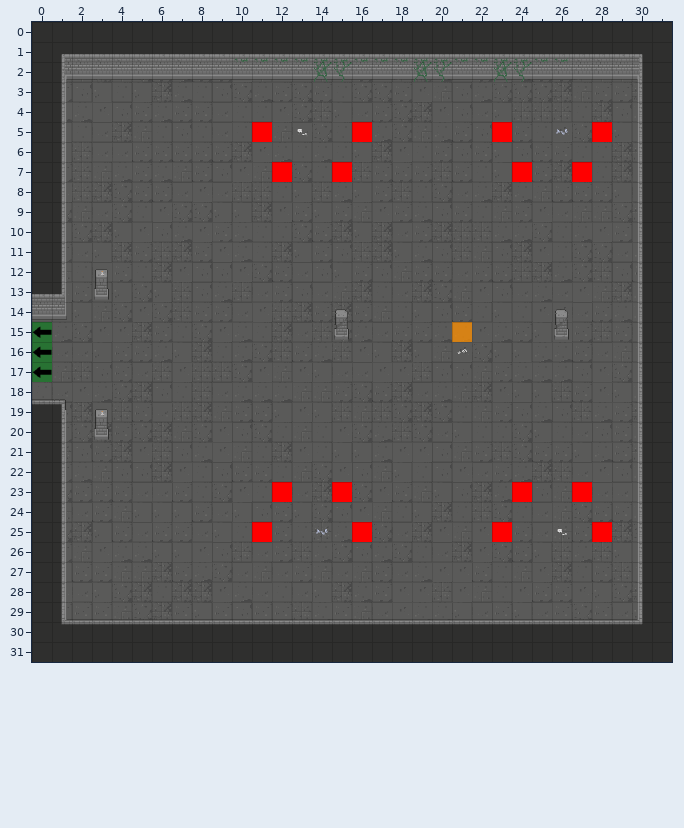
An edit to a level. Tiled map, GrupaTNT/Assets/Resources/RoomData/ROOM_1_W_1.tmx. Above: the version before the commit.
Cells are 32x32 px. Shown: x 0..31, y 0..31.
After:
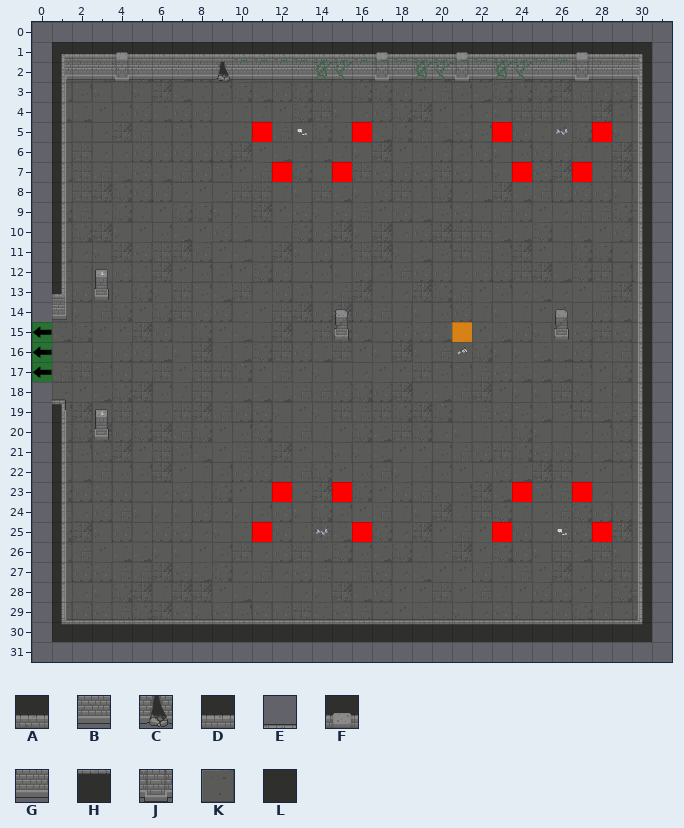
Key: from "Dungeon_Tileset_2": A 4, B 20, C 30, D 33, E 36, F 44, G 49, H 52, J 60, K 88, L 167.
_ is an empty cell.
Change:
{"where": "layer \"Floor\""}
{"y":14,"x":0,"old":"K","new":"_"}
{"y":18,"x":0,"old":"K","new":"_"}
{"where": "layer \"Walls\""}
{"y":0,"x":0,"old":"LLLLLLLLLLLLLLLLLLLLLLLLLLLLLLLL","new":"________________________________"}
{"y":1,"x":0,"old":"L","new":"_"}
{"y":1,"x":4,"old":"A","new":"F"}
{"y":1,"x":17,"old":"D","new":"F"}
{"y":1,"x":21,"old":"A","new":"F"}
{"y":1,"x":27,"old":"A","new":"F"}
{"y":1,"x":31,"old":"L","new":"_"}
{"y":2,"x":0,"old":"L","new":"_"}
{"y":2,"x":4,"old":"B","new":"J"}
{"y":2,"x":9,"old":"G","new":"C"}
{"y":2,"x":17,"old":"G","new":"J"}
{"y":2,"x":21,"old":"B","new":"J"}
{"y":2,"x":27,"old":"B","new":"J"}
{"y":2,"x":31,"old":"L","new":"_"}
{"y":3,"x":0,"old":"L","new":"_"}
{"y":3,"x":31,"old":"L","new":"_"}
{"y":4,"x":0,"old":"L","new":"_"}
{"y":4,"x":31,"old":"L","new":"_"}
{"y":5,"x":0,"old":"L","new":"_"}
{"y":5,"x":31,"old":"L","new":"_"}
{"y":6,"x":0,"old":"L","new":"_"}
{"y":6,"x":31,"old":"L","new":"_"}
{"y":7,"x":0,"old":"L","new":"_"}
{"y":7,"x":31,"old":"L","new":"_"}
{"y":8,"x":0,"old":"L","new":"_"}
{"y":8,"x":31,"old":"L","new":"_"}
{"y":9,"x":0,"old":"L","new":"_"}
{"y":9,"x":31,"old":"L","new":"_"}
{"y":10,"x":0,"old":"L","new":"_"}
{"y":10,"x":31,"old":"L","new":"_"}
{"y":11,"x":0,"old":"L","new":"_"}
{"y":11,"x":31,"old":"L","new":"_"}
{"y":12,"x":0,"old":"L","new":"_"}
{"y":12,"x":31,"old":"L","new":"_"}
{"y":13,"x":0,"old":"D","new":"_"}
{"y":13,"x":31,"old":"L","new":"_"}
{"y":14,"x":0,"old":"G","new":"_"}
{"y":14,"x":31,"old":"L","new":"_"}
{"y":15,"x":31,"old":"L","new":"_"}
{"y":16,"x":31,"old":"L","new":"_"}
{"y":17,"x":31,"old":"L","new":"_"}
{"y":18,"x":0,"old":"E","new":"_"}
{"y":18,"x":31,"old":"L","new":"_"}
{"y":19,"x":0,"old":"H","new":"_"}
{"y":19,"x":31,"old":"L","new":"_"}
{"y":20,"x":0,"old":"L","new":"_"}
{"y":20,"x":31,"old":"L","new":"_"}
{"y":21,"x":0,"old":"L","new":"_"}
{"y":21,"x":31,"old":"L","new":"_"}
{"y":22,"x":0,"old":"L","new":"_"}
{"y":22,"x":31,"old":"L","new":"_"}
{"y":23,"x":0,"old":"L","new":"_"}
{"y":23,"x":31,"old":"L","new":"_"}
{"y":24,"x":0,"old":"L","new":"_"}
{"y":24,"x":31,"old":"L","new":"_"}
{"y":25,"x":0,"old":"L","new":"_"}
{"y":25,"x":31,"old":"L","new":"_"}
{"y":26,"x":0,"old":"L","new":"_"}
{"y":26,"x":31,"old":"L","new":"_"}
{"y":27,"x":0,"old":"L","new":"_"}
{"y":27,"x":31,"old":"L","new":"_"}
{"y":28,"x":0,"old":"L","new":"_"}
{"y":28,"x":31,"old":"L","new":"_"}
{"y":29,"x":0,"old":"L","new":"_"}
{"y":29,"x":31,"old":"L","new":"_"}
{"y":30,"x":0,"old":"L","new":"_"}
{"y":30,"x":31,"old":"L","new":"_"}
{"y":31,"x":0,"old":"LLLLLLLLLLLLLLLLLLLLLLLLLLLLLLLL","new":"________________________________"}
{"label":"changed","picture_box":[32,22,672,662]}
